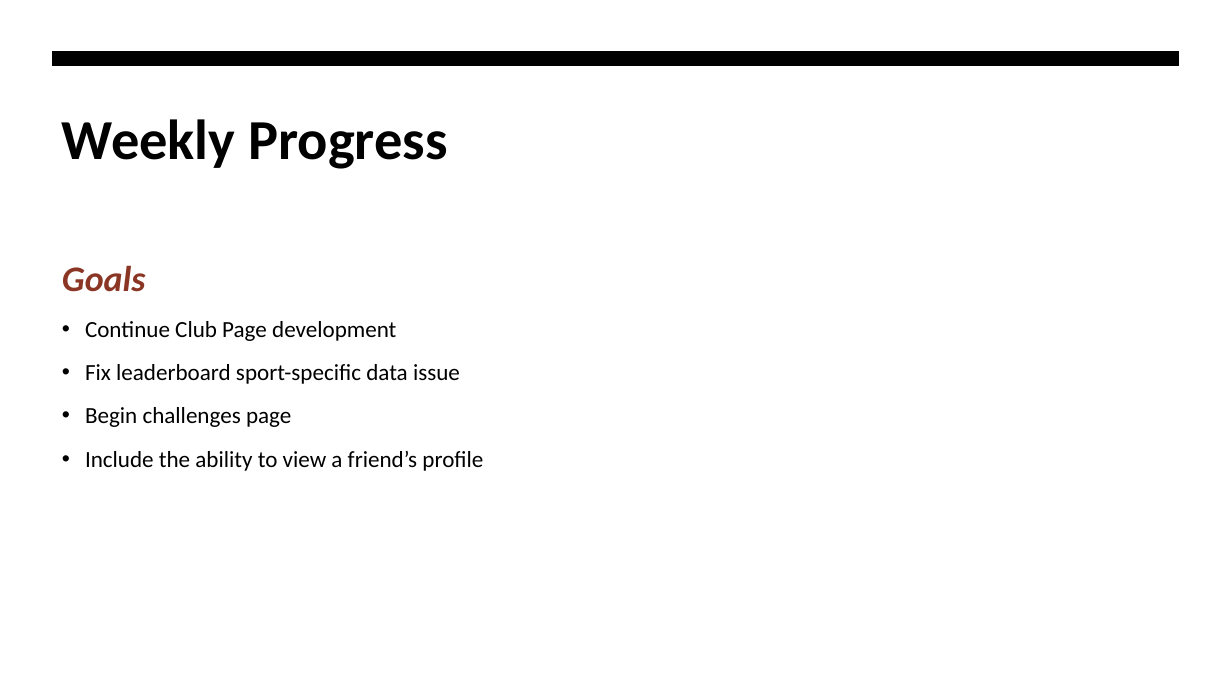
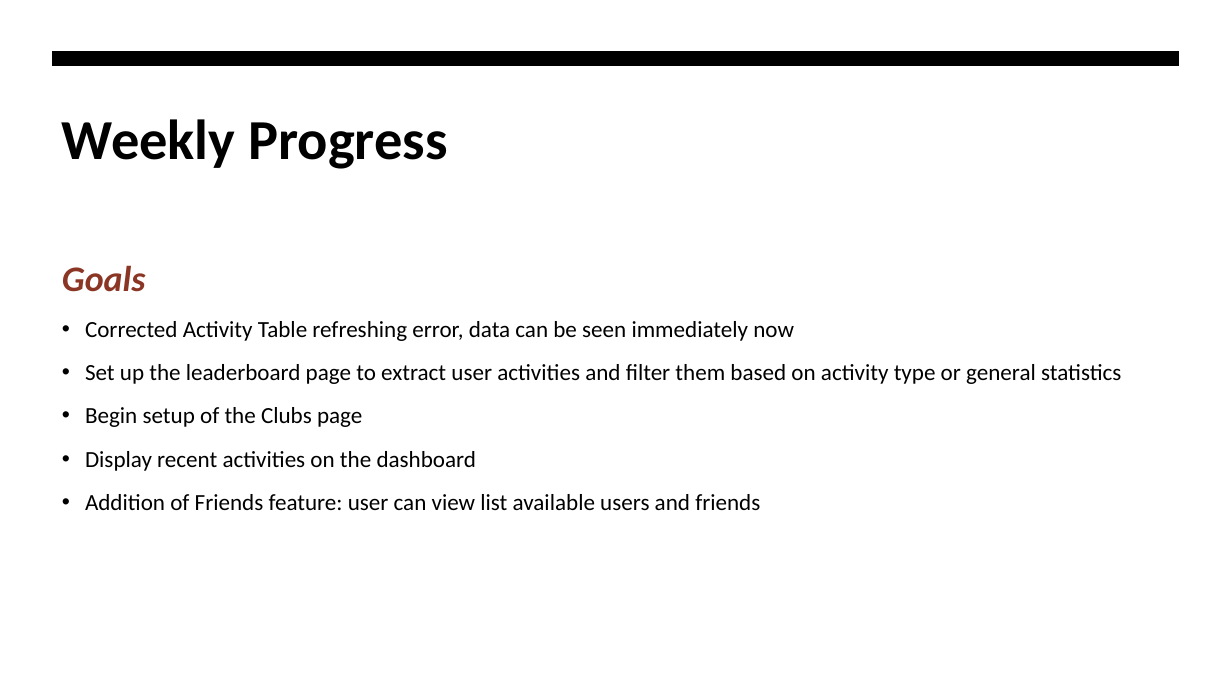
Before and after one commit to jjdeuce06/VulcanActivityTracker, a slide deck: slide 2 of Documentation/Weekly Report/week4/CMSC-4920-Group2-Week4.pptx. Drawn at 1232x693 pixels with LibreOffice and Linux fonts; fonts in the diff are those of the drawing. Boxes give left, top, right and bottom in pixels: in the first picture for what was removed or moved away, otherwise in the second. Text is boxed around its words. In the diff, an @@ line names an element or a change of style, - is before the commit and + after.

```diff
--- a/Documentation/Weekly Report/week4/CMSC-4920-Group2-Week4.pptx
+++ b/Documentation/Weekly Report/week4/CMSC-4920-Group2-Week4.pptx
@@ text at bbox=[85, 321, 1121, 510]: text changed @@
-• Continue Club Page development
-• Fix leaderboard sport-specific data issue
-• Begin challenges page
-• Include the ability to view a friend’s profile
+• Corrected Activity Table refreshing error, data can be seen immediately now
+• Set up the leaderboard page to extract user activities and filter them based on activity type or general statistics
+• Begin setup of the Clubs page
+• Display recent activities on the dashboard
+• Addition of Friends feature: user can view list available users and friends
```
Also in this commit, not shown: 2 other slides changed, 1 slide removed, 10 other files.
